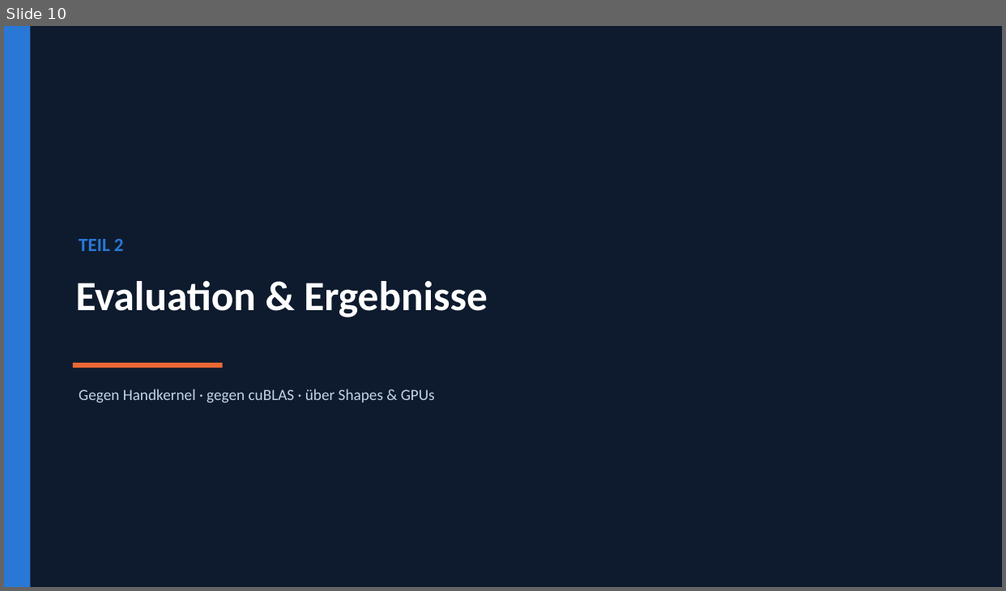
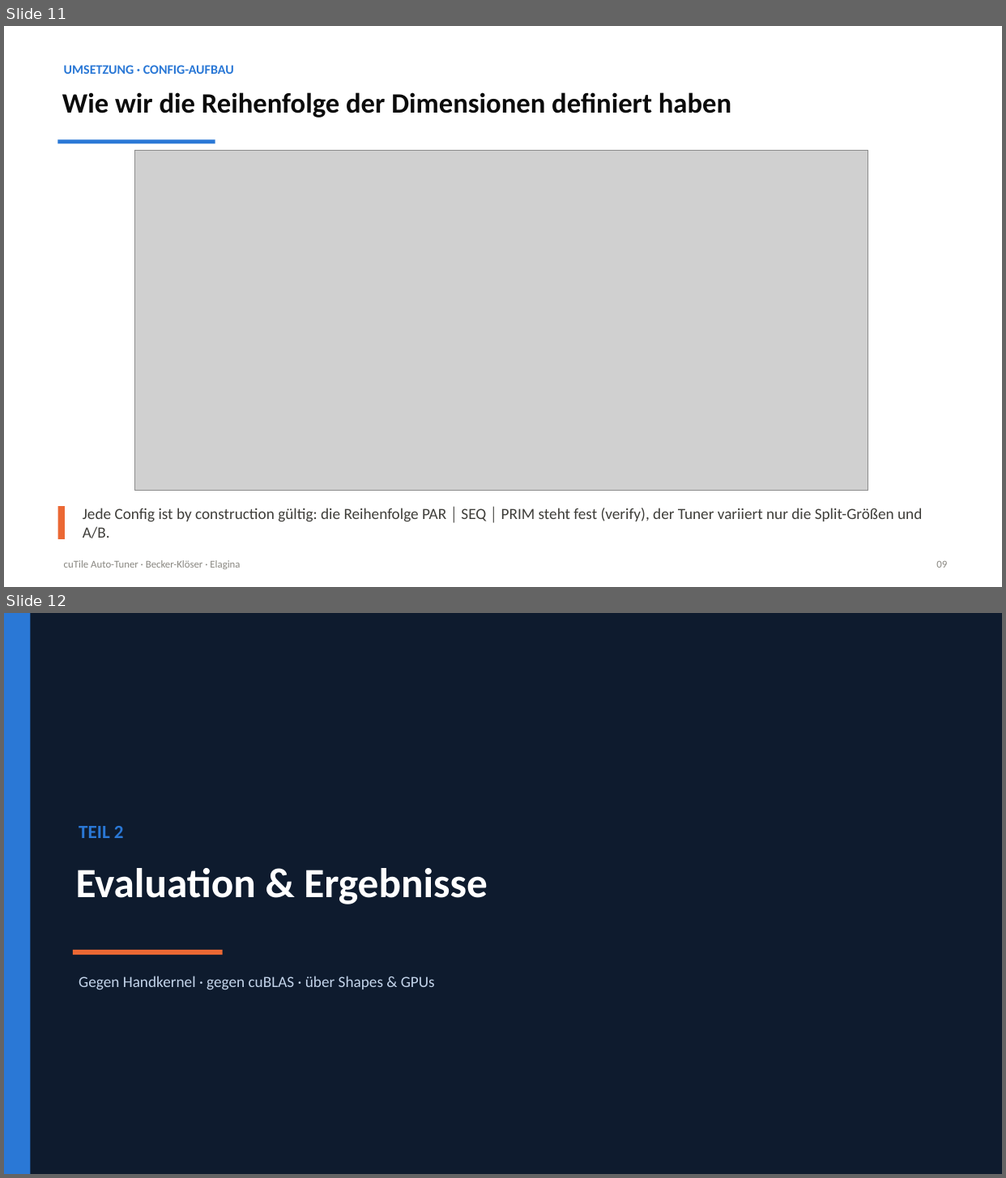
Before and after one commit to Niklas2021/MLA-SoSe-26, a slide deck: project/praesentation/cuTile_Auto-Tuner.pptx. Shown one above the other, each under a label of ours: slide 10 before the commit, slides 11 and 12 after it. The pictures are 1006x591 and 1006x1178 pixels, drawn with LibreOffice and Linux fonts; fonts in the diff are those of the drawing; grey boxes stand for pictures. Boxes give left, top, right and bottom in pixels: in the first picture for what was removed or moved away, otherwise in the second. Text is boxed around its words. In the diff, an @@ line names an element or a change of style, - is before the commit and + after.

```diff
--- a/project/praesentation/cuTile_Auto-Tuner.pptx
+++ b/project/praesentation/cuTile_Auto-Tuner.pptx
@@ slide 11 added at [4,26,1002,587], background #FFFFFF @@
@@ text added at [64,65,234,74], 12.5 pt, text #2A78D6, bold @@
+UMSETZUNG · CONFIG-AUFBAU
@@ text added at [62,92,731,118], 27 pt, text #0B0B0B, bold @@
+Wie wir die Reihenfolge der Dimensionen definiert haben
@@ rectangle added at [58,139,215,144], fill #2A78D6 @@
@@ picture added at [135,150,868,491] @@
@@ rectangle added at [58,506,65,540], fill #EB6834 @@
@@ text added at [83,508,922,539], 15 pt, text #3F3E3A @@
+Jede Config ist by construction gültig: die Reihenfolge PAR │ SEQ │ PRIM steht fest (verify), der Tuner variiert nur die Split-Größen und A/B.
@@ text added at [64,561,240,570], 10 pt, text #898781 @@
+cuTile Auto-Tuner · Becker-Klöser · Elagina
@@ text added at [936,561,947,568], 10 pt, text #898781 @@
+09
@@ what was slide 10 is now slide 12 @@
```
Also in this commit, not shown: 10 slides changed, 2 other slides added, 1 slide removed, 25 other files.
